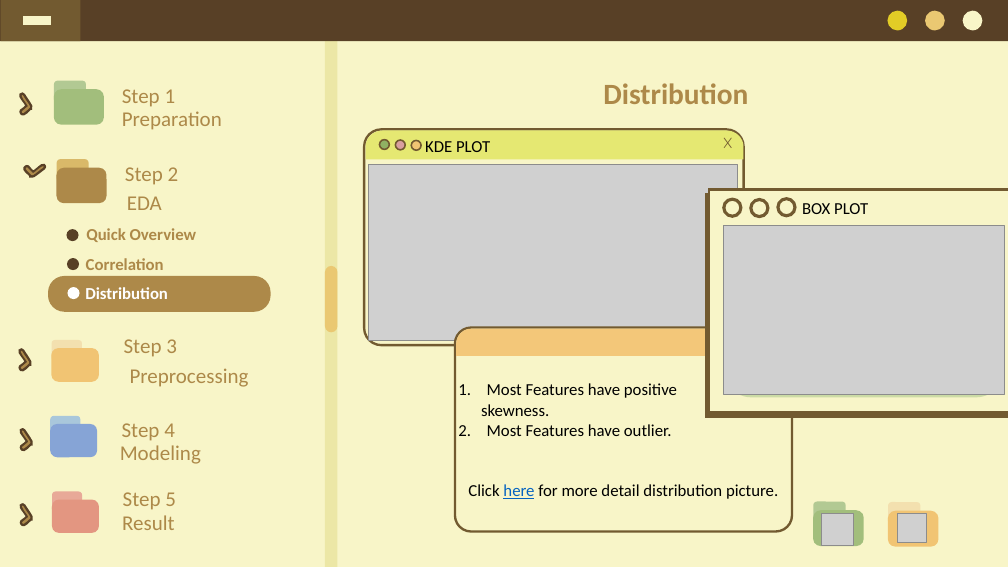
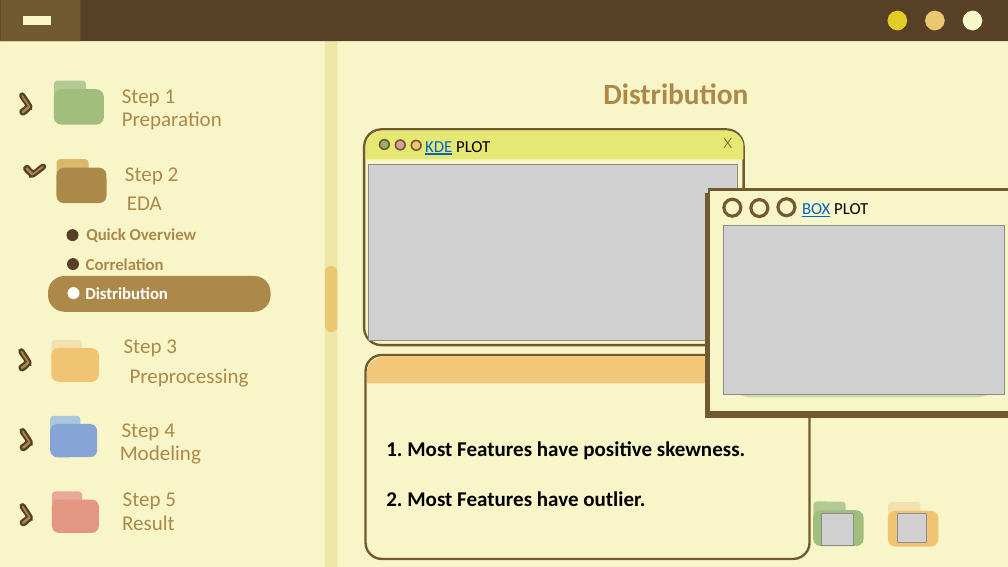
Before and after one commit to lanafuadi/credit_risk_prediction, a slide deck: slide 8 of presentation/credit_risk.pptx. Drawn at 1008x567 pixels with LibreOffice and Linux fonts; fonts in the diff are those of the drawing; grey boxes stand for pictures. Boxes give left, top, right and bottom in pixels: in the first picture for what was removed or moved away, otherwise in the second. Text is boxed around its words. In the diff, an @@ line names an element or a change of style, - is before the commit and + after.

Commit message:
ppt

```diff
--- a/presentation/credit_risk.pptx
+++ b/presentation/credit_risk.pptx
@@ text "KDE PLOT" at <box>425,141,490,155</box>: text colour #000000 to #0563C1, underline on in "KDE" @@
@@ text "BOX PLOT" at <box>802,203,868,217</box>: text colour #000000 to #0563C1, underline on in "BOX" @@
@@ rounded rectangle: place and size @@
-rounded rectangle at <box>455,327,792,532</box>
+rounded rectangle at <box>366,355,810,560</box>
@@ freeform shape: place and size @@
-freeform shape at <box>456,329,792,356</box>
+freeform shape at <box>368,356,810,383</box>
@@ text at <box>386,441,745,506</box>: text changed; size 16 to 20 pt; bold on @@
-1. Most Features have positive
-skewness.
-1. Most Features have outlier.
-Click here for more detail distribution picture.
+1. Most Features have positive skewness.
+2. Most Features have outlier.
```
Also in this commit, not shown: 1 other slide changed.
